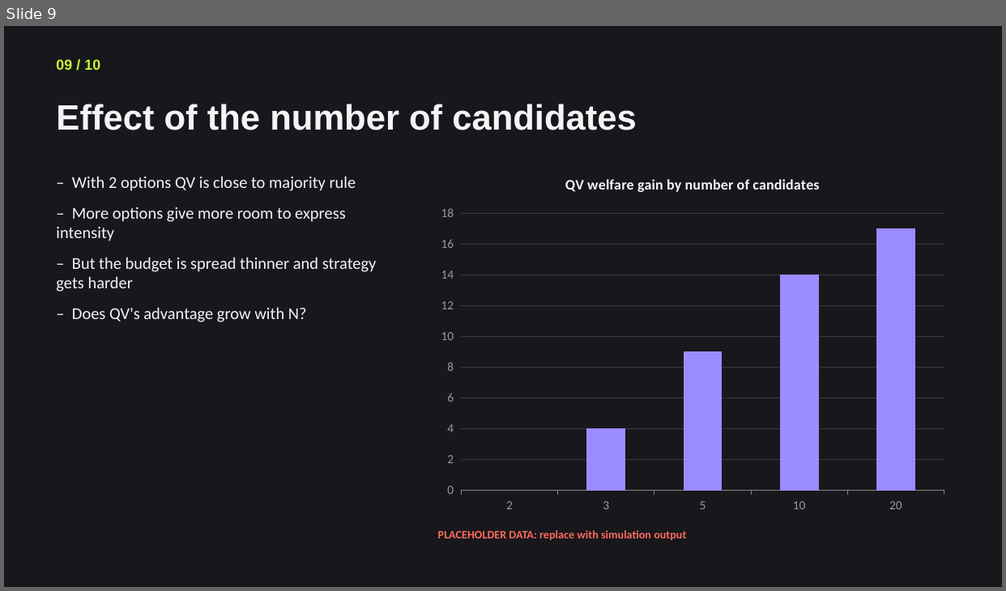
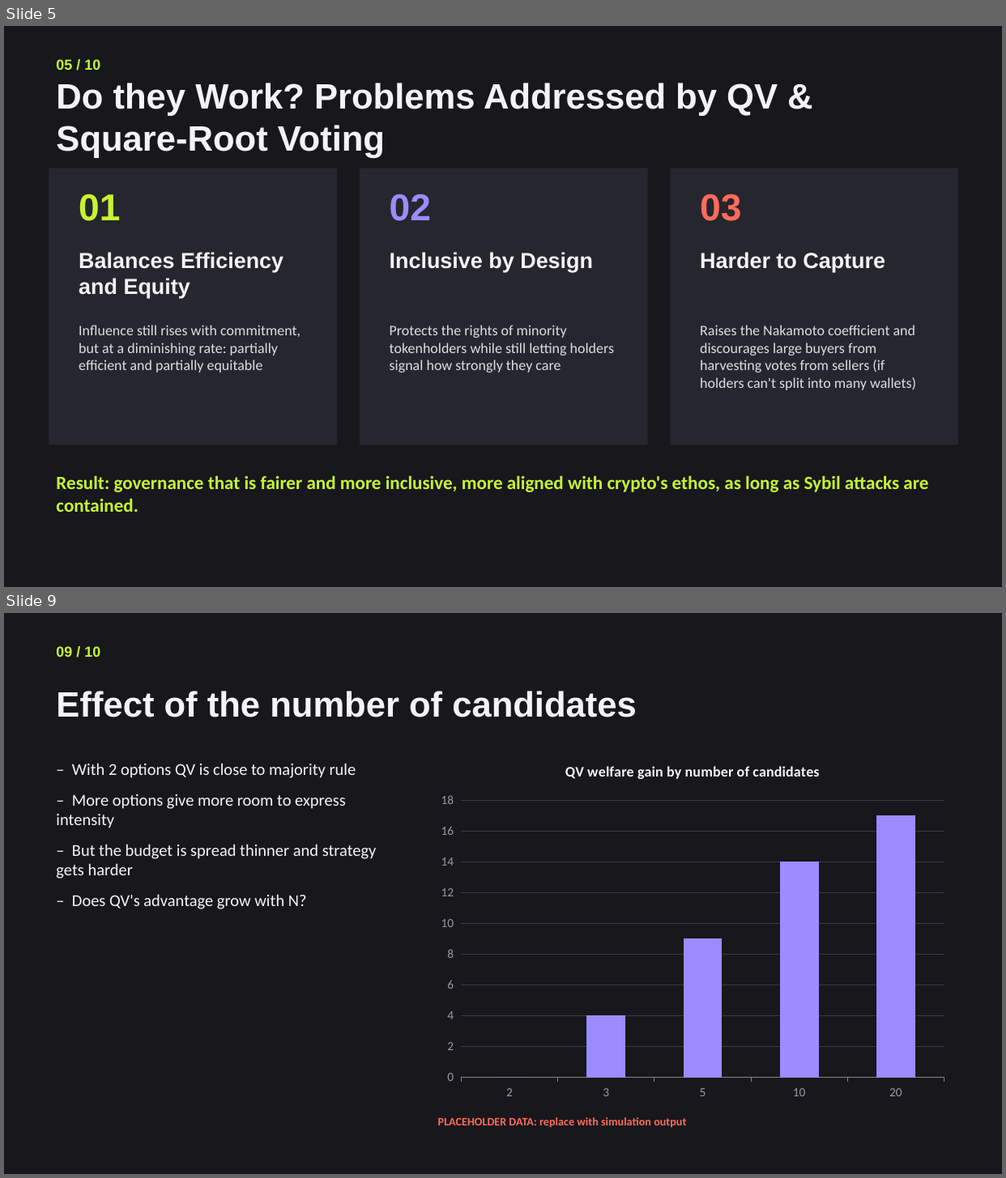
Before and after one commit to Jeanmauratille/quadratic_voting, a slide deck: final_project_outline.pptx. Shown one above the other, each under a label of ours: slide 9 before the commit, slides 5 and 9 after it; the slides between them are not shown. The pictures are 1006x591 and 1006x1178 pixels, drawn with LibreOffice and Linux fonts; fonts in the diff are those of the drawing. Boxes give left, top, right and bottom in pixels: in the first picture for what was removed or moved away, otherwise in the second. Text is boxed around its words. In the diff, an @@ line names an element or a change of style, - is before the commit and + after.

```diff
--- a/final_project_outline.pptx
+++ b/final_project_outline.pptx
@@ slide 5 added at bbox=[4, 26, 1002, 587], background #17171C @@
@@ text added at bbox=[56, 59, 100, 70], 14 pt, text #C6F432, bold @@
+05 / 10
@@ text added at bbox=[56, 83, 778, 158], 34 pt, text #F4F4F6, bold @@
+Do they Work? Problems Addressed by QV & Square-Root Voting
@@ rectangle added at bbox=[49, 169, 337, 446], fill #26262E @@
@@ rectangle added at bbox=[360, 169, 648, 446], fill #26262E @@
@@ rectangle added at bbox=[671, 169, 958, 446], fill #26262E @@
@@ text added at bbox=[79, 194, 120, 221], 36 pt, text #C6F432, bold @@
+01
@@ text added at bbox=[390, 194, 431, 221], 36 pt, text #9B8CFF, bold @@
+02
@@ text added at bbox=[700, 194, 741, 221], 36 pt, text #FF6B5B, bold @@
+03
@@ text added at bbox=[79, 252, 283, 298], 21 pt, text #F4F4F6, bold @@
+Balances Efficiency and Equity
@@ text added at bbox=[390, 252, 593, 272], 21 pt, text #F4F4F6, bold @@
+Inclusive by Design
@@ text added at bbox=[700, 252, 885, 272], 21 pt, text #F4F4F6, bold @@
+Harder to Capture
@@ text added at bbox=[79, 325, 300, 373], 14 pt, text #DDDDE4 @@
+Influence still rises with commitment, but at a diminishing rate: partially efficient and partially equitable
@@ text added at bbox=[390, 325, 614, 373], 14 pt, text #DDDDE4 @@
+Protects the rights of minority tokenholders while still letting holders signal how strongly they care
@@ text added at bbox=[700, 325, 916, 390], 14 pt, text #DDDDE4 @@
+Raises the Nakamoto coefficient and discourages large buyers from harvesting votes from sellers (if holders can't split into many wallets)
@@ text added at bbox=[56, 476, 928, 512], 18 pt, text #C6F432, bold @@
+Result: governance that is fairer and more inclusive, more aligned with crypto's ethos, as long as Sybil attacks are contained.
```
Also in this commit, not shown: 5 slides changed, 3 other slides added, 4 slides removed, 3 other files.
